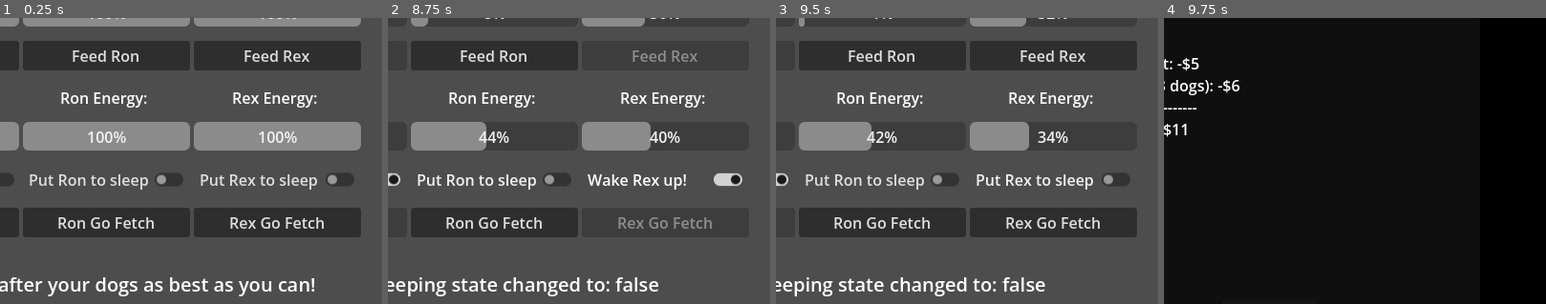
Above: before the commit, frames 1-4 (left to right).
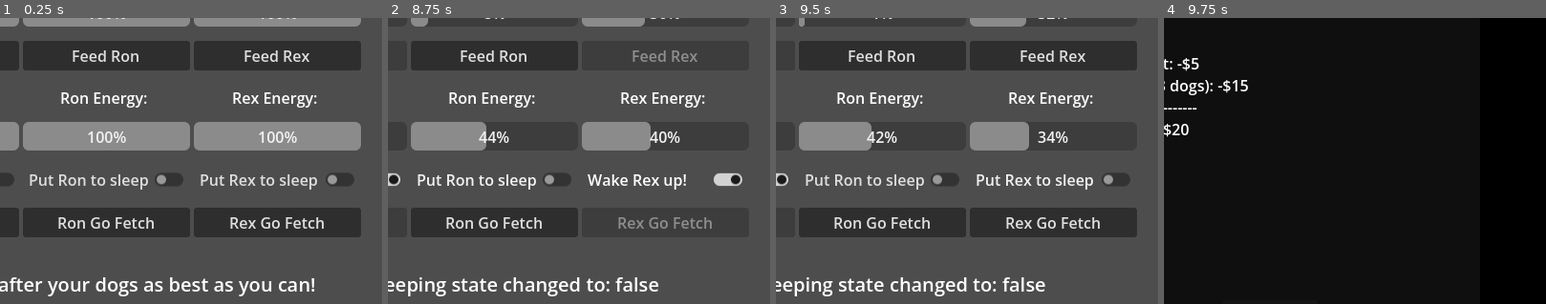
Above: after the commit, the same moments.

Repository: lukaMis/kennel-simulator
Game: Godot game, scene res://scenes/main.tscn
Same seed, same stepped clock (60 frames per second), same inputs: the game is played once before the commit and once after it.
Inputs:
- Up to frame 1 (0.25 s): no input
- Up to frame 2 (8.75 s): click "Pika Go Fetch" at 0.5 s; click "Pika Go Fetch" at 1.25 s; click "Ron Go Fetch" at 2 s; click "Ron Go Fetch" at 2.75 s; click "Rex Go Fetch" at 3.5 s; click "Rex Go Fetch" at 4.25 s; click "Wake Pika up!" at 5 s; click "Feed Pika" at 5.75 s; click "Feed Ron" at 6.5 s; click "Put Ron to sleep" at 7.25 s; click "Wake Ron up!" at 8 s
- Up to frame 3 (9.5 s): click "Wake Rex up!" at 8.75 s
- Up to frame 4 (9.75 s): click "Feed Rex" at 9.5 s
The pictures show only the part of the screen within x 36-86%, y 27-77%; the shares and areas given below are measured in that part.

Frames 1-3 are identical in both runs. In frame 4, 0.2% of the frame differs, in the area x 2-22%, y 21-41%.

Commit message:
updates for day summary from gemini AI

Diff:
--- a/scenes/day_summary_ui.tscn
+++ b/scenes/day_summary_ui.tscn
@@ -66,9 +66,7 @@
 layout_mode = 2
 size_flags_horizontal = 0
 size_flags_vertical = 0
-text = "Lorem Ipsum is simply dummy text of the printing and typesetting industry. Lorem Ipsum has been the industry's standard dummy text ever since 1966, when designers at Letraset and James Mosley, the librarian at St Bride Printing Library in London, took a 1914 Cicero translation and scrambled it to make dummy text for Letraset's Body Type sheets. It has survived not only many decades, but also the leap into electronic typesetting, remaining essentially unchanged. It was popularised thanks to these sheets and more recently with desktop publishing software including versions of Lorem Ipsum.
-Lorem Ipsum is simply dummy text of the printing and typesetting industry. Lorem Ipsum has been the industry's standard dummy text ever since 1966, when designers at Letraset and James Mosley, the librarian at St Bride Printing Library in London, took a 1914 Cicero translation and scrambled it to make dummy text for Letraset's Body Type sheets. It has survived not only many decades, but also the leap into electronic typesetting, remaining essentially unchanged. It was popularised thanks to these sheets and more recently with desktop publishing software including versions of Lorem Ipsum.
-Lorem Ipsum is simply dummy text of the printing and typesetting industry. Lorem Ipsum has been the industry's standard dummy text ever since 1966, when designers at Letraset and James Mosley, the librarian at St Bride Printing Library in London, took a 1914 Cicero translation and scrambled it to make dummy text for Letraset's Body Type sheets. It has survived not only many decades, but also the leap into electronic typesetting, remaining essentially unchanged. It was popularised thanks to these sheets and more recently with desktop publishing software including versions of Lorem Ipsum."
+text = "Loading details..."
 
 [node name="PayButton" type="Button" parent="CenterContainer/PanelContainer/MarginContainer/VBoxContainer" unique_id=1243134474]
 layout_mode = 2
--- a/scripts/day_summary_ui.gd
+++ b/scripts/day_summary_ui.gd
@@ -2,8 +2,8 @@
 
 # 2. Define our economic math
 var pending_cost: int = 0
-var base_rent: int = 5
-var food_cost_per_dog: int = 2
+var base_rent: int = GameConstants.BASE_RENT
+var food_cost_per_dog: int = GameConstants.FOOD_COST
 var total_food_cost: int = 0
 
 @onready var breakdown_label: RichTextLabel = $CenterContainer/PanelContainer/MarginContainer/VBoxContainer/BreakdownLabel
@@ -48,15 +48,15 @@
 
 func _format_breakdown_text(dog_count: int) -> String:
 	# 3. Format the UI text readout
-	var daily_summery_text: String = "Facility Rent: -$%d\n" % base_rent
-	daily_summery_text += "Dog Food (%d dogs): -$%d\n" % [dog_count, total_food_cost]
-	daily_summery_text += "------------------------\n"
-	daily_summery_text += "Total Due: -$%d" % pending_cost
-	return daily_summery_text
+	var daily_summary_text: String = "Facility Rent: -$%d\n" % base_rent
+	daily_summary_text += "Dog Food (%d dogs): -$%d\n" % [dog_count, total_food_cost]
+	daily_summary_text += "------------------------\n"
+	daily_summary_text += "Total Due: -$%d" % pending_cost
+	return daily_summary_text
 
 
-func _update_breakdown_label(new_daily_summery_text) -> void:
-	breakdown_label.text = new_daily_summery_text
+func _update_breakdown_label(new_daily_summary_text: String) -> void:
+	breakdown_label.text = new_daily_summary_text
 	pass
 
 
--- a/scripts/game_constants.gd
+++ b/scripts/game_constants.gd
@@ -5,6 +5,7 @@
 const STARTING_CASH: int = 22
 const FOOD_COST: int = 5
 const WORK_PAYOUT: int = 15
+const BASE_RENT: int = 5
 # --- Dogs Constants ---
 const WORK_ENERGY_COST: int = 20
 const SLEEP_ENERGY_GAIN: int = 10
--- a/scripts/main.gd
+++ b/scripts/main.gd
@@ -9,17 +9,9 @@
 func _ready() -> void:
 	# Tune into the time engine's daily broadcast
 	TimeEngine.day_passed.connect(_on_day_passed)
-	# Listen for morning
-	TimeEngine.morning_started.connect(_on_morning_started)
 
 
 func _on_day_passed(current_day: int) -> void:
 	var active_dog_count: int = dog_manager.array_of_dogs.size()
 	# Trigger the phase shift
 	day_summary_ui.trigger_summary(current_day, active_dog_count)
-
-
-# NEW: Handles morning initialization for kennel entities
-func _on_morning_started() -> void:
-	dog_manager.wake_and_rest_all_dogs()
-	pass
